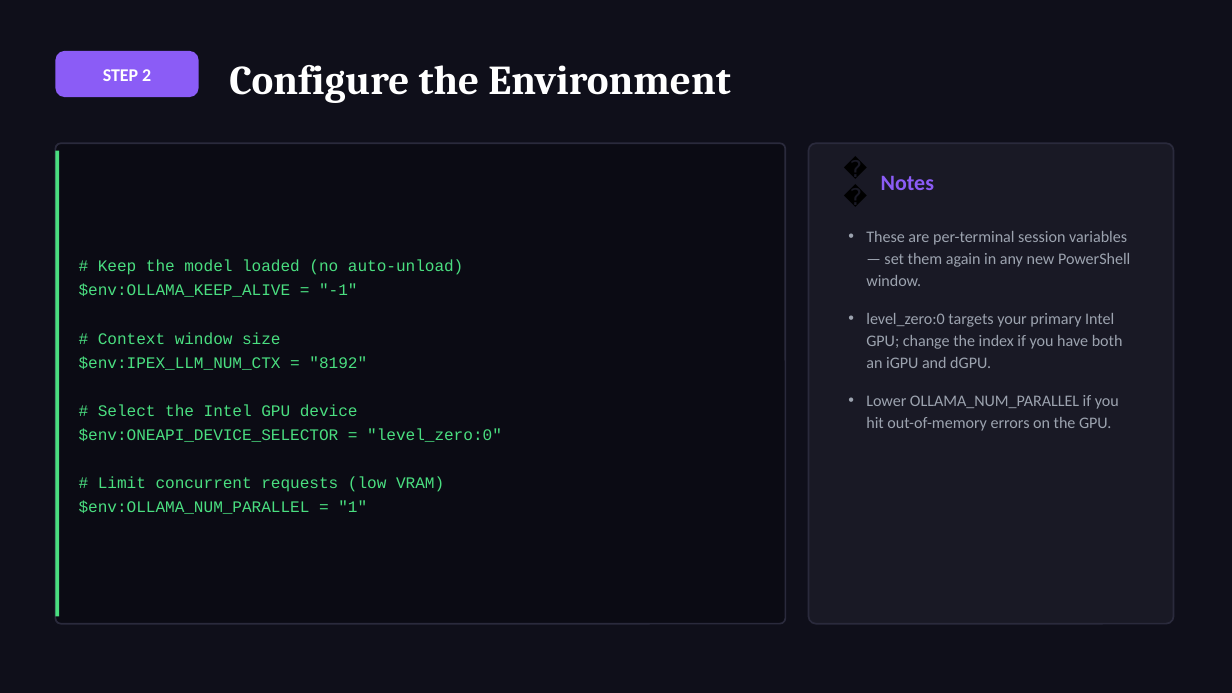
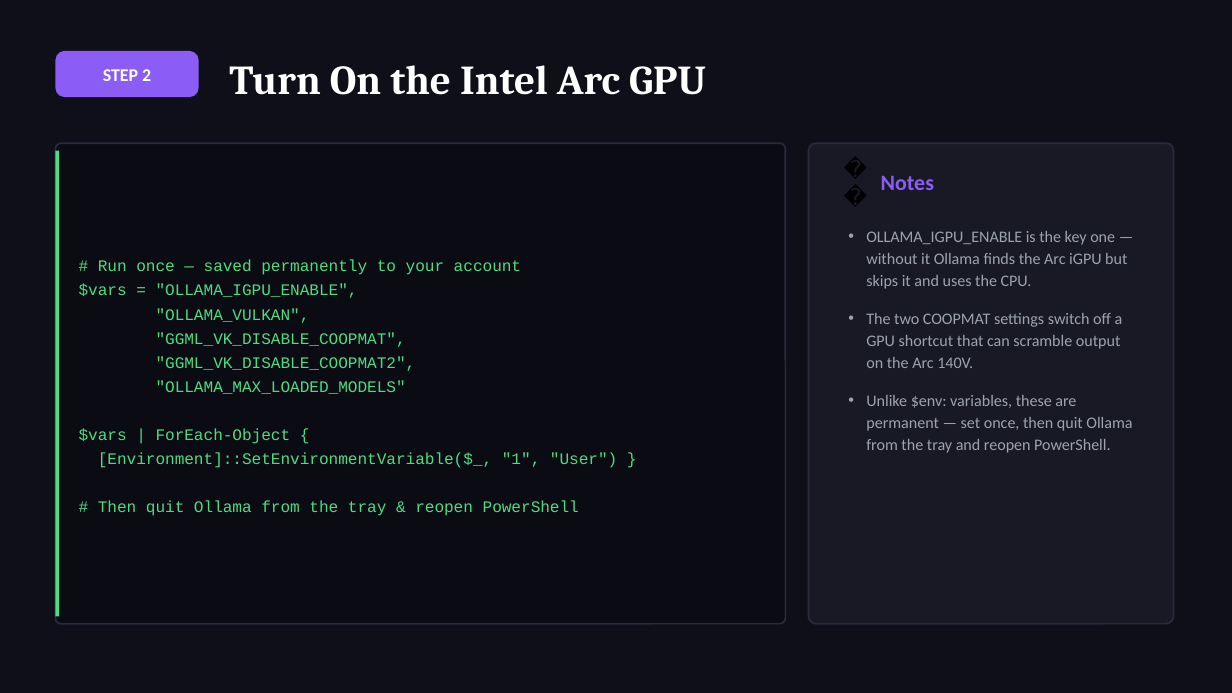
Before and after one commit to Adithya210207/personality-ai-chatbot, a slide deck: slide 5 of Documentary/Stheno_Ollama_Setup_Guide_for_my_Chatbots_backend (2).pptx. Drawn at 1232x693 pixels with LibreOffice and Linux fonts; fonts in the diff are those of the drawing. Boxes give left, top, right and bottom in pixels: in the first picture for what was removed or moved away, otherwise in the second. Text is boxed around its words. In the diff, an @@ line names an element or a change of style, - is before the commit and + after.

Commit message:
Update documentation, setup guide with Vulkan GPU instructions, and add sample chat histories

```diff
--- a/Documentary/Stheno_Ollama_Setup_Guide_for_my_Chatbots_backend (2).pptx
+++ b/Documentary/Stheno_Ollama_Setup_Guide_for_my_Chatbots_backend (2).pptx
@@ text at box(229, 65, 706, 95): text changed @@
-Configure the Environment
+Turn On the Intel Arc GPU
@@ text at box(866, 231, 1132, 453): text changed @@
-• These are per-terminal session variables — set them again in any new PowerShell window.
-• level_zero:0 targets your primary Intel GPU; change the index if you have both an iGPU and dGPU.
-• Lower OLLAMA_NUM_PARALLEL if you hit out-of-memory errors on the GPU.
+• OLLAMA_IGPU_ENABLE is the key one — without it Ollama finds the Arc iGPU but skips it and uses the CPU.
+• The two COOPMAT settings switch off a GPU shortcut that can scramble output on the Arc 140V.
+• Unlike $env: variables, these are permanent — set once, then quit Ollama from the tray and reopen PowerShell.
@@ text at box(79, 259, 617, 516): text changed @@
-# Keep the model loaded (no auto-unload)
-$env:OLLAMA_KEEP_ALIVE = "-1"
-# Context window size
-$env:IPEX_LLM_NUM_CTX = "8192"
-# Select the Intel GPU device
-$env:ONEAPI_DEVICE_SELECTOR = "level_zero:0"
-# Limit concurrent requests (low VRAM)
-$env:OLLAMA_NUM_PARALLEL = "1"
+# Run once — saved permanently to your account
+$vars = "OLLAMA_IGPU_ENABLE",
+"OLLAMA_VULKAN",
+"GGML_VK_DISABLE_COOPMAT",
+"GGML_VK_DISABLE_COOPMAT2",
+"OLLAMA_MAX_LOADED_MODELS"
+$vars | ForEach-Object {
+[Environment]::SetEnvironmentVariable($_, "1", "User") }
+# Then quit Ollama from the tray & reopen PowerShell
```
Also in this commit, not shown: 10 other slides changed, 11 other files.
